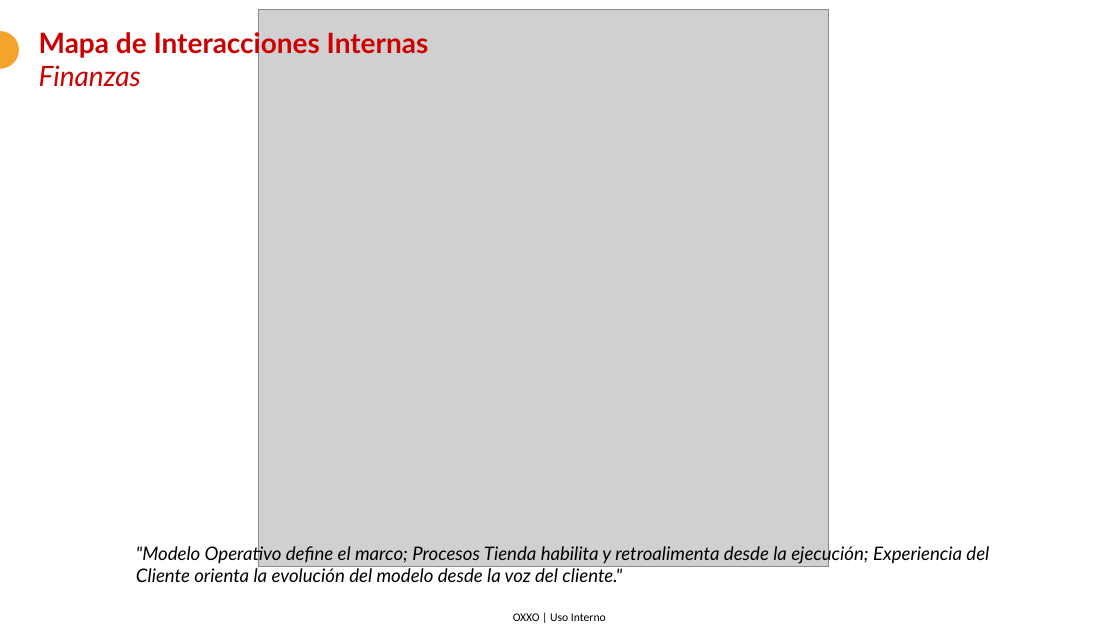
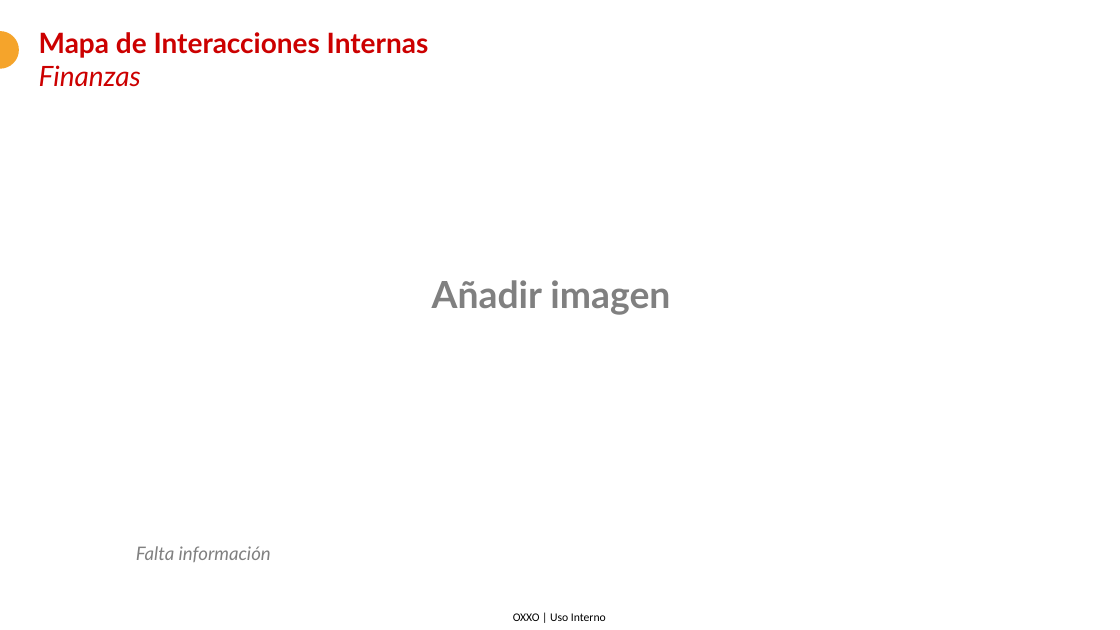
Before and after one commit to Rojast-AI/oxxo, a slide deck: slide 5 of Finanzas/Playbook/Finanzas Playbook.pptx. Drawn at 1120x630 pixels with LibreOffice and Linux fonts; fonts in the diff are those of the drawing; grey boxes stand for pictures; background and template pictures are left out. Boxes give left, top, right and bottom in pixels: in the first picture for what was removed or moved away, otherwise in the second. Text is boxed around its words. In the diff, an @@ line names an element or a change of style, - is before the commit and + after.

```diff
--- a/Finanzas/Playbook/Finanzas Playbook.pptx
+++ b/Finanzas/Playbook/Finanzas Playbook.pptx
@@ picture removed at [259,9,828,567] @@
@@ text added at [432,280,670,315], 32 pt, text #808080, bold @@
+Añadir imagen
@@ text at [136,546,271,562]: text changed; text colour #000000 to #808080 @@
-  "Modelo Operativo define el marco; Procesos Tienda habilita y retroalimenta desde la ejecución; Experiencia del Cliente orienta la evolución del modelo desde la voz del cliente."
+  Falta información
```
Also in this commit, not shown: 47 other slides changed, 1 other file.
